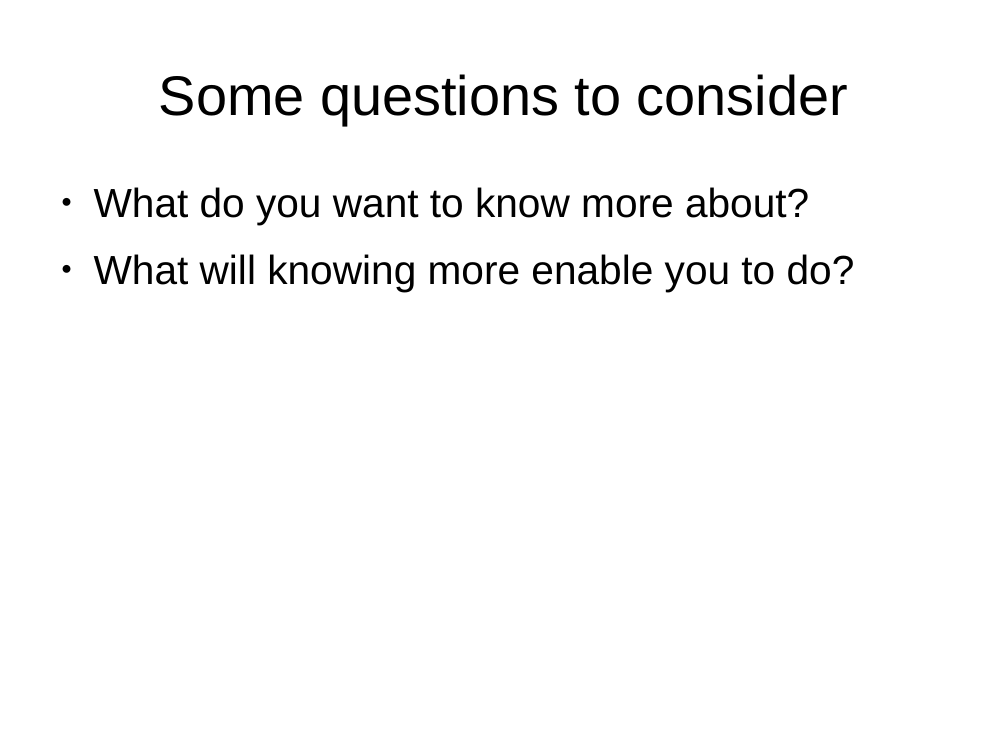
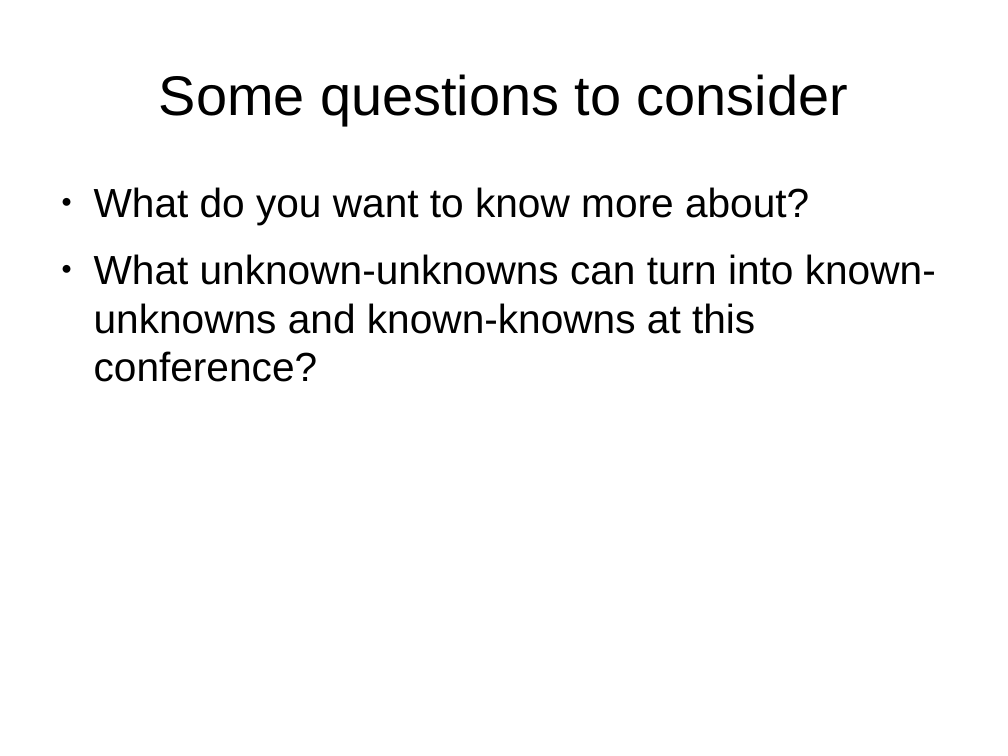
Before and after one commit to shuttle1987/CompCon2016, a slide deck: slide 17 of Slides.odp. Drawn at 1008x756 pixels with LibreOffice and Linux fonts; fonts in the diff are those of the drawing. Boxes give left, top, right and bottom in pixels: in the first picture for what was removed or moved away, otherwise in the second. Text is boxed around its words. In the diff, an @@ line names an element or a change of style, - is before the commit and + after.

```diff
--- a/Slides.odp
+++ b/Slides.odp
@@ text at (94, 254, 936, 382): text changed @@
-● What will knowing more enable you to do?
+● What unknown-unknowns can turn into known-unknowns and known-knowns at this conference?
```
Also in this commit, not shown: 2 other slides changed, 1 slide added, 1 slide removed.
